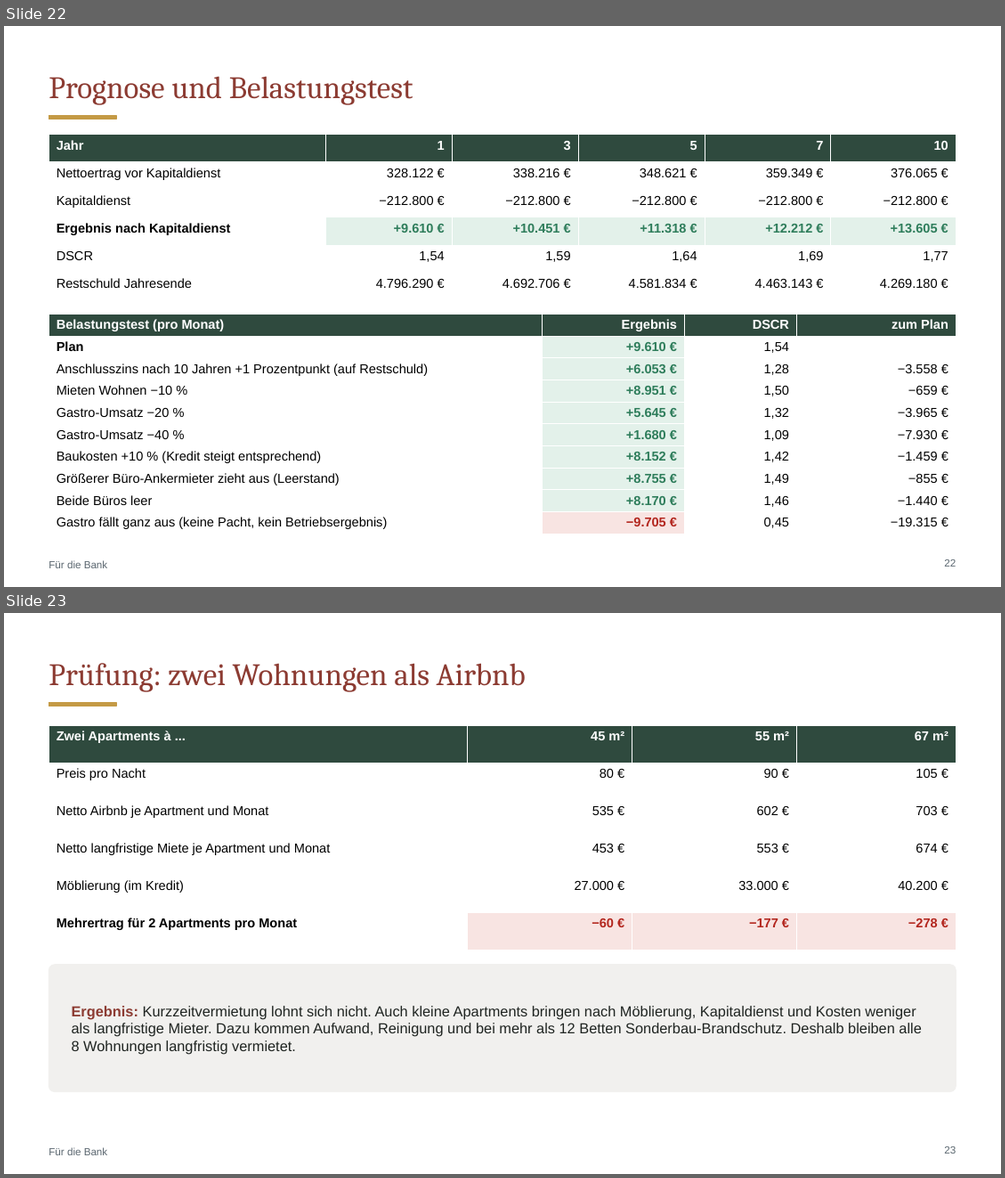
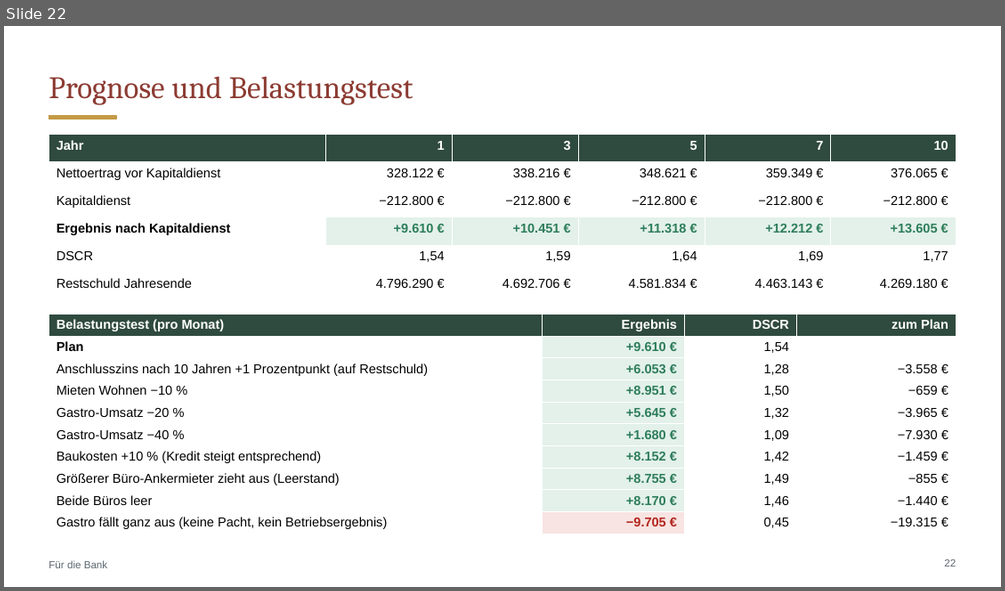
Before and after one commit to CartoonUsername/bau-projekt, a slide deck: praesentation/Neue-Mitte-Werlte_Baufeld3_8-Wohnungen_Grosse-Gastro-EG.pptx. Shown one above the other, each under a label of ours: slides 22 and 23 before the commit, slide 22 after it. The pictures are 1005x1178 and 1005x591 pixels, drawn with LibreOffice and Linux fonts; fonts in the diff are those of the drawing. Boxes give left, top, right and bottom in pixels: in the first picture for what was removed or moved away, otherwise in the second. Text is boxed around its words. In the diff, an @@ line names an element or a change of style, - is before the commit and + after.

```diff
--- a/praesentation/Neue-Mitte-Werlte_Baufeld3_8-Wohnungen_Grosse-Gastro-EG.pptx
+++ b/praesentation/Neue-Mitte-Werlte_Baufeld3_8-Wohnungen_Grosse-Gastro-EG.pptx
@@ slide 23 removed at (4, 613, 1001, 1174), background #FFFFFF; not listed: 1 template element that a slide beside it also shows @@
@@ title removed at (48, 663, 526, 691) @@
-Prüfung: zwei Wohnungen als Airbnb
@@ table removed at (48, 725, 956, 933), 6 rows, 4 columns @@
-Zwei Apartments à ... | 45 m² | 55 m² | 67 m²
-Preis pro Nacht | 80 € | 90 € | 105 €
-Netto Airbnb je Apartment und Monat | 535 € | 602 € | 703 €
-Netto langfristige Miete je Apartment und Monat | 453 € | 553 € | 674 €
-Möblierung (im Kredit) | 27.000 € | 33.000 € | 40.200 €
-Mehrertrag für 2 Apartments pro Monat | −60 € | −177 € | −278 €
@@ rounded rectangle removed at (48, 965, 956, 1092) @@
@@ text removed at (72, 1005, 921, 1054) @@
-Ergebnis: Kurzzeitvermietung lohnt sich nicht. Auch kleine Apartments bringen nach Möblierung, Kapitaldienst und Kosten weniger als langfristige Mieter. Dazu kommen Aufwand, Reinigung und bei mehr als 12 Betten Sonderbau-Brandschutz. Deshalb bleiben alle 8 Wohnungen langfristig vermietet.
@@ page number removed at (944, 1146, 955, 1153) @@
-23
@@ text removed at (48, 1147, 108, 1155) @@
-Für die Bank
```
Also in this commit, not shown: 1 slide added, 10 other files.
